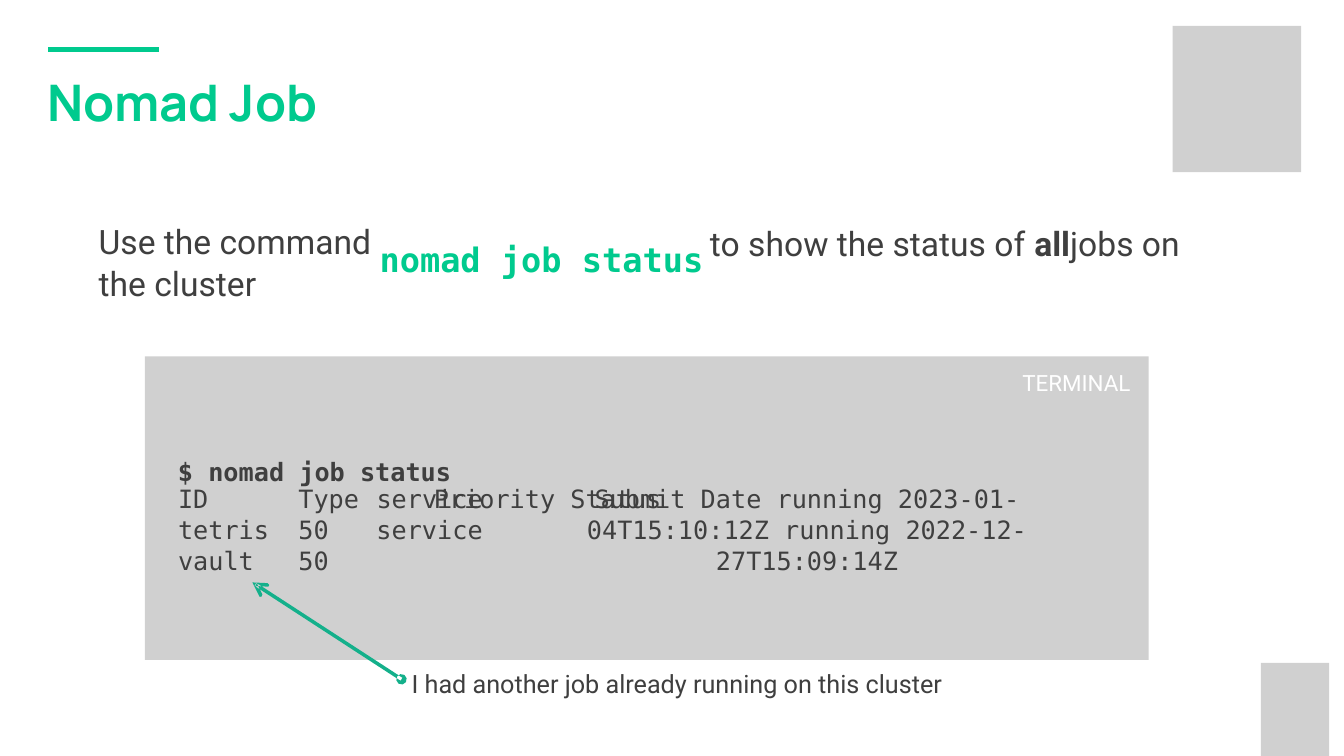
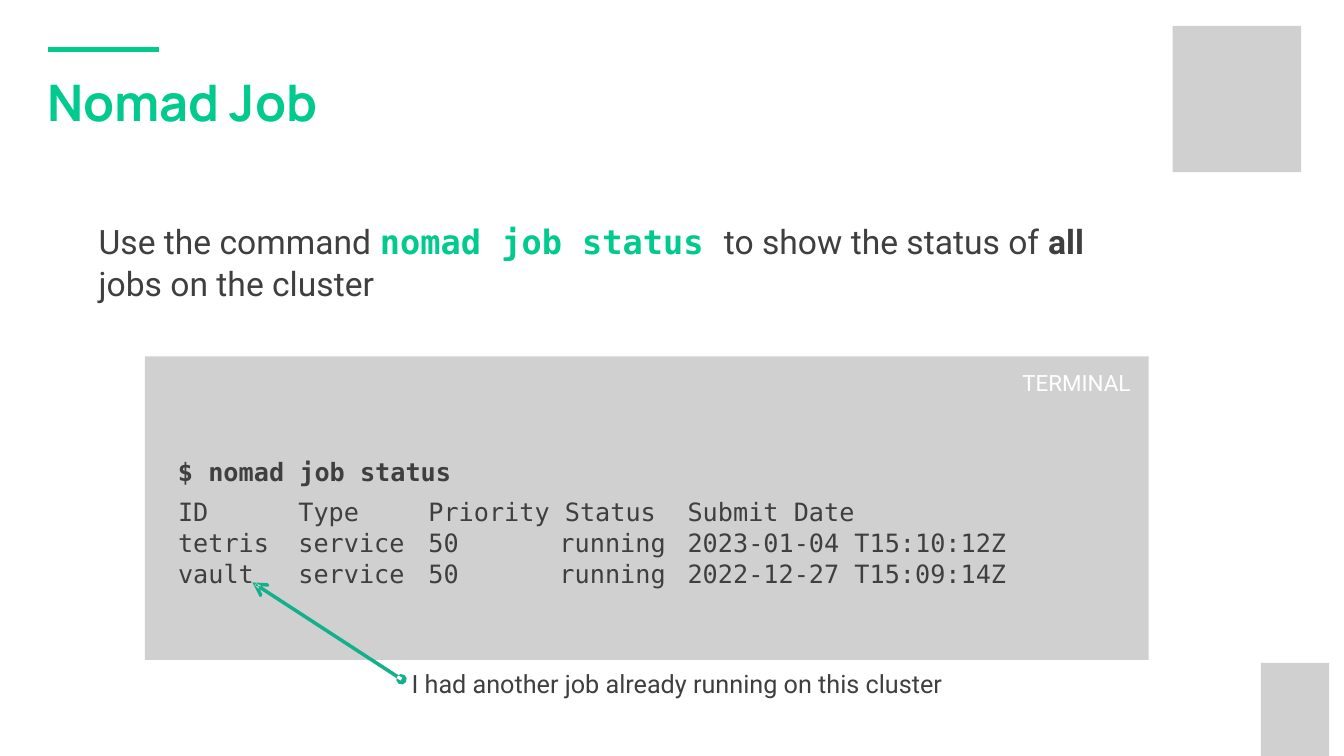
Before and after one commit to sahil7879/nomad-training, a slide deck: slide 24 of 4-Working_with_Nomad_Jobs.pptx. Drawn at 1344x756 pixels with LibreOffice and Linux fonts; fonts in the diff are those of the drawing; grey boxes stand for pictures; background and template pictures are left out. Boxes give left, top, right and bottom in pixels: in the first picture for what was removed or moved away, otherwise in the second. Text is boxed around its words. In the diff, an @@ line names an element or a change of style, - is before the commit and + after.

```diff
--- a/4-Working_with_Nomad_Jobs.pptx
+++ b/4-Working_with_Nomad_Jobs.pptx
@@ text at [99, 227, 1084, 303]: text changed @@
-Use the command the cluster
+Use the command nomad job status to show the status of all jobs on the cluster
@@ text removed at [710, 230, 1180, 263] @@
-to show the status of alljobs on
@@ text removed at [380, 244, 703, 279] @@
-nomad job status
@@ text "ID tetris vault": place and size @@
-text "ID tetris vault" at [178, 489, 269, 571]
+text "ID tetris vault" at [178, 502, 269, 585]
@@ text "ID tetris vault" at [178, 502, 269, 585]: alignment justified to left @@
@@ text at [298, 502, 404, 584]: text changed @@
-Type service 50 service 50
+Type
+service service
@@ text "Priority Status": place and size @@
-text "Priority Status" at [434, 489, 661, 513]
+text "Priority Status" at [428, 502, 665, 589]
@@ text at [688, 502, 1006, 584]: text changed @@
-Submit Date running 2023-01-04T15:10:12Z running 2022-12-27T15:09:14Z
+Submit Date
+2023-01-04 T15:10:12Z
+2022-12-27 T15:09:14Z
@@ text at [428, 533, 665, 589]: paragraphs added @@
+50 running
+50 running
```
Also in this commit, not shown: 13 other slides changed, 2 other files.
